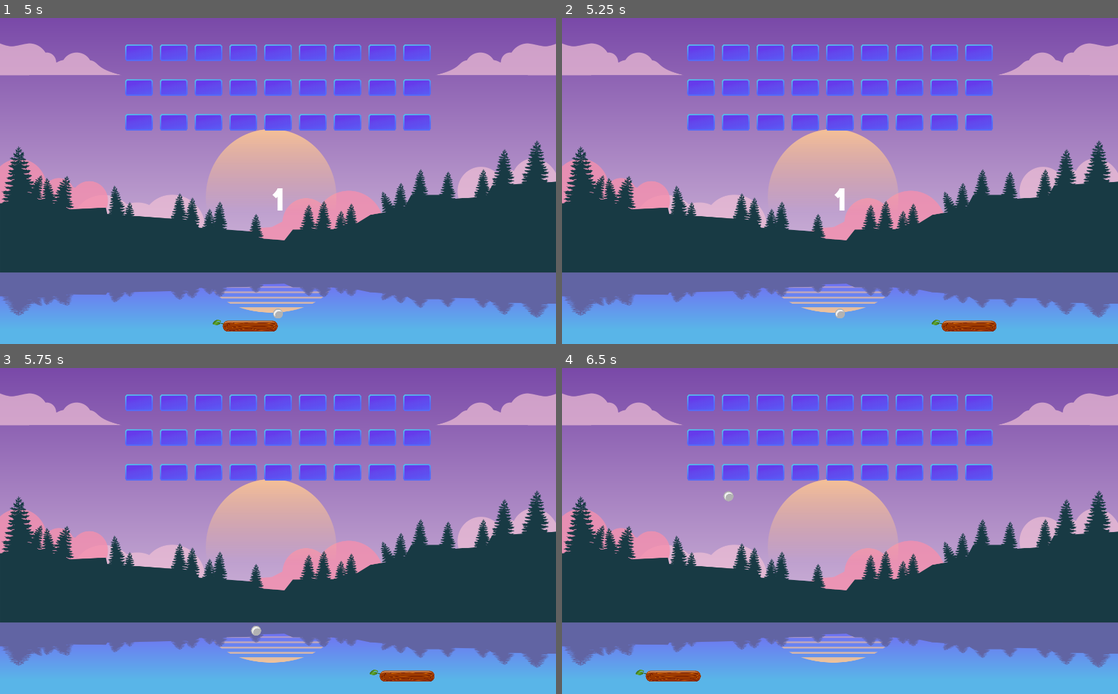
Above: before the commit, frames 1-4 (two rows, left to right).
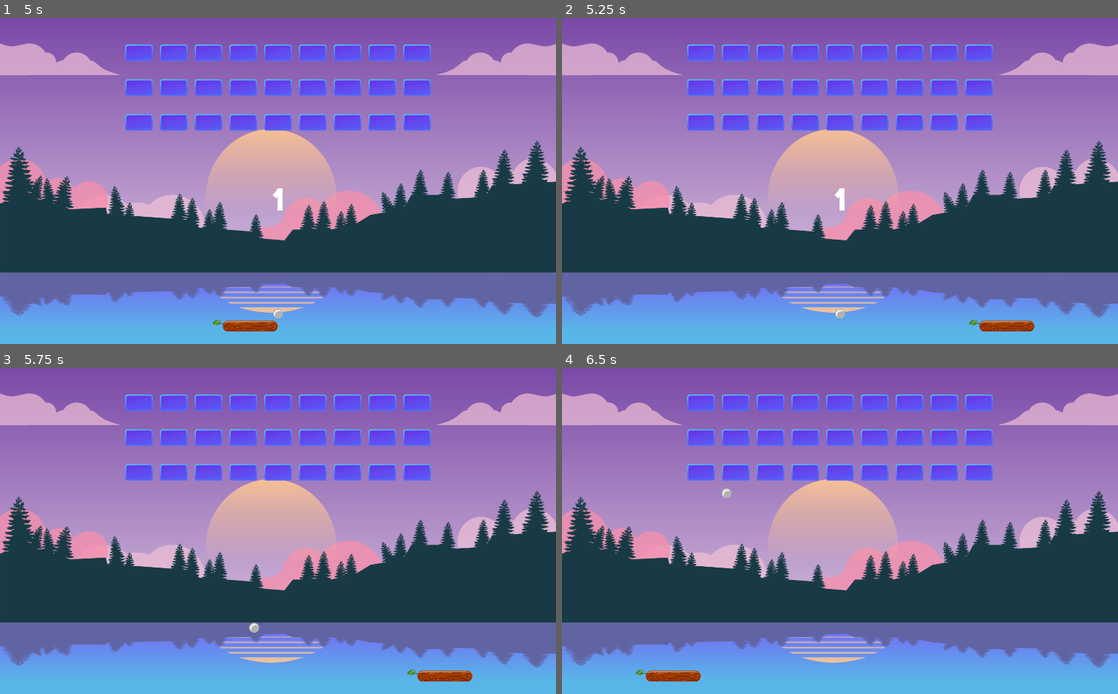
Above: after the commit, the same moments.

Repository: gruntworks/breakout
Game: Godot game, scene res://scenes/MainMenu.tscn
Two runs of this game, one before a commit and one after it. Both use one fixed random seed, a clock stepped at 60 frames per second and the inputs below. Sound files missing from this copy of the repository are replaced by a short silence.
Inputs (mouse positions are in pixels of both pictures, inside the frame that each line leads up to):
- Up to frame 1 (5 s): click "PLAY" at 0.5 s; click "PLAY" at 1.25 s; tap Enter at 2, 4.25 s; move the mouse to (400, 164) at 2.02 s; hold Right (ui_right) 2.03-2.78 s; move the mouse to (166, 197) at 2.77 s; hold Left (ui_left) 2.78-3.53 s; tap Space at 3.5 s; move the mouse to (333, 109) at 3.52 s; hold Right (ui_right) from 3.53 s (still down); move the mouse to (250, 246) at 4.27 s
- Up to frame 2 (5.25 s): tap Space at 5 s; move the mouse to (1006, 229) at 5.02 s; release Right (ui_right) at 5.03 s; hold Left (ui_left) from 5.03 s (still down)
- Up to frame 3 (5.75 s): keep holding Left (ui_left)
- Up to frame 4 (6.5 s): keep holding Left (ui_left); tap Enter at 5.75 s; move the mouse to (673, 482) at 5.77 s

Frame 1 is identical in both runs. In frame 2, 0.5% of the frame differs, in the area x 66-85%, y 92-97%; in frame 3, 0.6%, in the area x 44-85%, y 78-97%; in frame 4, less than 0.1%.

Commit message:
Updates player screen clamping

Diff:
--- a/scripts/ball.gd
+++ b/scripts/ball.gd
@@ -7,7 +7,7 @@
 func _ready() -> void:
 	direction = Vector2(-200, -300) * speed
 
-func _physics_process(delta) -> void:
+func _process(delta) -> void:
 	if(!get_parent().game_over and get_parent().game_running ):
 		var collision = move_and_collide(direction * delta)
 
--- a/scripts/player.gd
+++ b/scripts/player.gd
@@ -2,17 +2,22 @@
 
 var speed: int
 var direction: KinematicCollision2D
-var viewport_size: Vector2
+
 var player_size: Vector2
 var player_scale: Vector2
 var player_y_pos: float
 
+var player_start_limit: float
+var player_end_limit: float
+
 func _ready() -> void:
 	speed = 600
-	viewport_size = get_viewport().size
 	player_size = $Sprite.texture.get_size()
 	player_scale = $Sprite.scale
 	player_y_pos = $Sprite.global_position.y
+
+	player_start_limit = player_size.x * player_scale.x / 2 + 10
+	player_end_limit =  get_viewport_rect().size.x - player_size.x * player_scale.x / 2 + 10
 
 func _process(delta) -> void:
 	if not get_parent().game_over:
@@ -27,13 +32,9 @@
 #			velocity = velocity * speed
 #		position += velocity * delta
 
-		# MOUSE MOVEMENT > only way of the control at the moment...
+		# MOUSE MOVEMENT -> only way of the player control at the moment...
 		position.x = get_viewport().get_mouse_position().x
-		if position.x < (player_size.x * player_scale.x) / 2:
-			# Set the player to the start of the screen
-			position.x = player_size.x * player_scale.x / 2 + 10
-		if position.x > viewport_size.x - (player_size.x * player_scale.x) / 2:
-			# Set the player to the end of the screen
-			position.x = viewport_size.x - (player_size.x * player_scale.x / 2) + 10
+#		# Dont allow player to exit the screen on x axis
+		position.x = clamp(position.x, player_start_limit, player_end_limit)
 		# Keep the Y position always the same
 		position.y = player_y_pos
